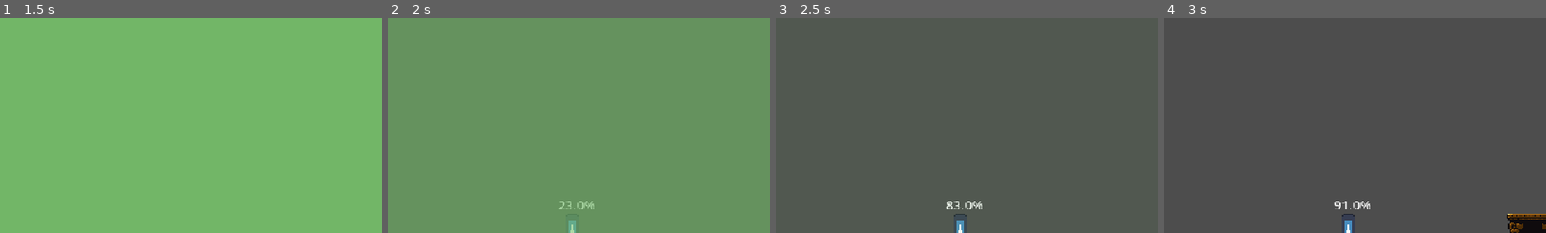
Above: before the commit, frames 1-4 (left to right).
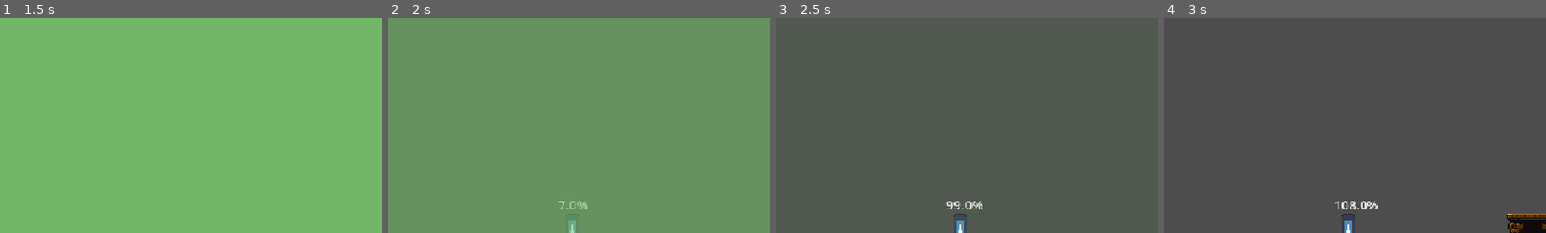
Above: after the commit, the same moments.

Repository: ygda-org/towerglass
Game: Godot game, scene res://ui/level_select.tscn
Same seed, same stepped clock (60 frames per second), same inputs: the game is played once before the commit and once after it. The engine's default icon, where the game draws it, is replaced by a stand-in: a white triangle on a blue panel in a dark square. Sound files missing from this copy of the repository are replaced by a short silence.
Inputs:
- Up to frame 1 (1.5 s): click "1" at 0.5 s; hold D (right) from 1.28 s (still down); hold Space (jump) from 1.28 s (still down)
- Up to frame 2 (2 s): keep holding D (right); keep holding Space (jump)
- Up to frame 3 (2.5 s): keep holding D (right); release Space (jump) at 2.03 s; tap Space (jump) at 2.1, 2.27 s
- Up to frame 4 (3 s): tap Space (jump) at 2.57 s; release D (right) at 2.78 s; hold A (left) from 2.78 s (still down); hold Space (jump) from 2.78 s (still down)
The pictures show only the part of the screen within x 26-76%, y 0-50%; the shares and areas given below are measured in that part.

Frame 1 is identical in both runs. In frame 2, 0.1% of the frame differs, in the area x 44-54%, y 85-89%; in frame 3, less than 0.1%; in frame 4, 0.3%, in the area x 44-56%, y 85-89%.

Commit message:
make flipping not use a difficult-to-read setter

Diff:
--- a/player/player.gd
+++ b/player/player.gd
@@ -4,13 +4,7 @@
 
 const MAX_JUMP = -300
 const MAX_JUMP_CHARGE = 0.5
-var sand_in_bottom: float = 1.0:
-	set(new_sand_in_bottom):
-		sand_in_bottom = max(new_sand_in_bottom, 0)
-		if sand_in_bottom >= total_sand:
-			die()
-	get():
-		return sand_in_bottom
+var sand_in_bottom: float = 0.0
 var total_sand: float = 6.0
 var jump_charge = 0.0
 var died = false
@@ -29,8 +23,8 @@
 			jump_charge = move_toward(jump_charge, MAX_JUMP_CHARGE, delta)
 		elif Input.is_action_just_released("jump"):
 			velocity.y = MAX_JUMP * jump_charge_curve.sample(jump_charge/MAX_JUMP_CHARGE)
-			sand_in_bottom = total_sand - sand_in_bottom
 			jump_charge = 0.0
+			flip()
 	else:
 		var dir = Input.get_axis("left", "right")
 		velocity.x = MAX_SPEED * dir
@@ -38,6 +32,11 @@
 	move_and_slide()
 
 	sand_in_bottom += delta
+	if sand_in_bottom >= total_sand:
+		die()
+
+func flip():
+	sand_in_bottom = total_sand - sand_in_bottom
 
 func damage(dmg: int) -> void:
 	total_sand -= dmg
